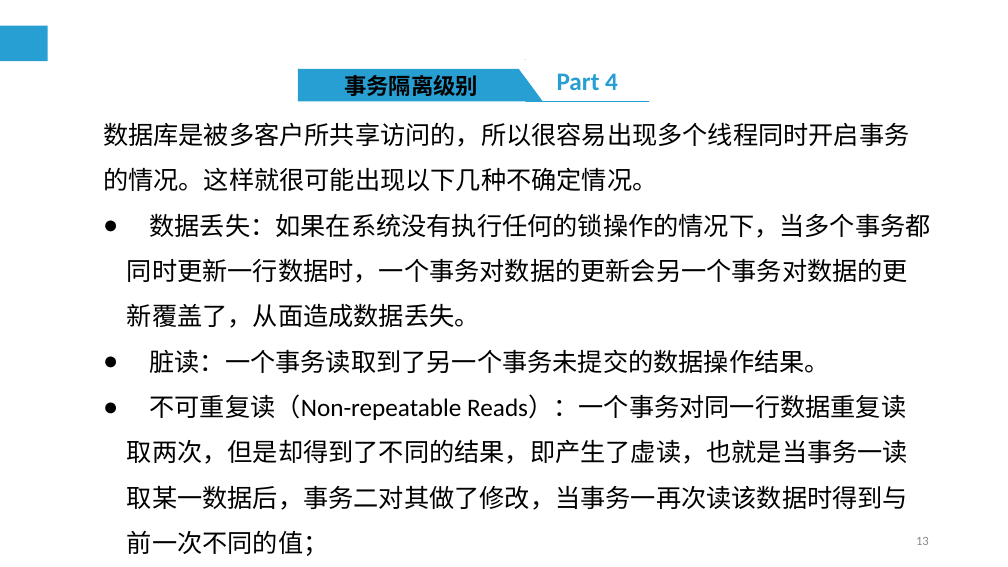
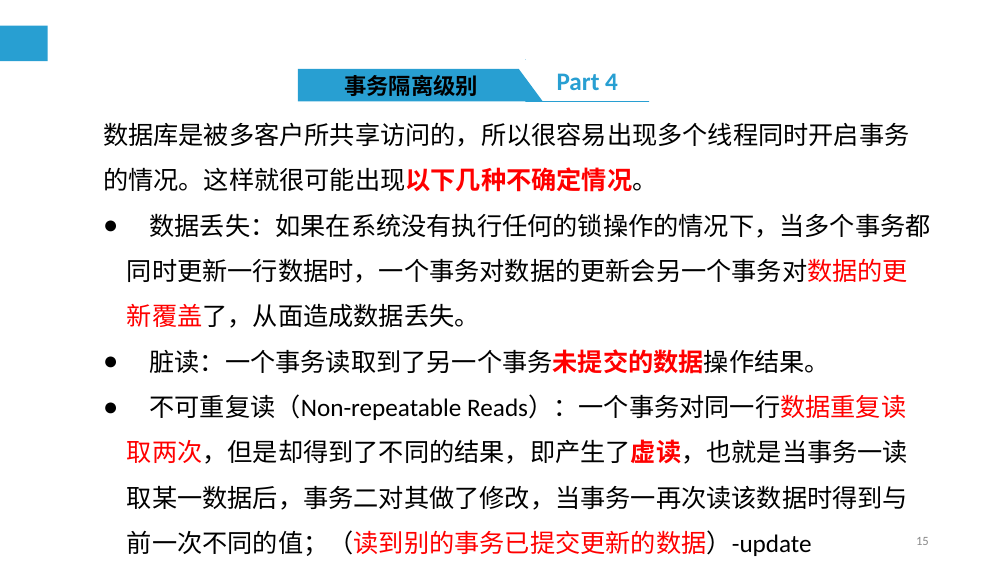
Before and after one commit to cqj726/mysql-s-PPT, a slide deck: slide 15 of PPT/第9章 MySQL编程基础（四）.ppt (slide 13 before the commit). Drawn at 1008x567 pixels with LibreOffice and Linux fonts; fonts in the diff are those of the drawing. Boxes give left, top, right and bottom in pixels: in the first picture for what was removed or moved away, otherwise in the second. Text is boxed around its words. In the diff, an @@ line names an element or a change of style, - is before the commit and + after.

Commit message:
更新PPT;第十一章的实例news可用

```diff
--- a/PPT/第9章 MySQL编程基础（四）.ppt
+++ b/PPT/第9章 MySQL编程基础（四）.ppt
@@ text at (103, 122, 931, 374): text colour #000000 to #FF0000 in "数据库是被多客户所共享访问的，所以很容易出现多个线程同时开启事务的情况。这样就很可能出现以下几种不确定情况。", "数据丢失：如果在系统没有执行任何的锁操作的情况下，当多个事务都同时更新一行数据时，一个事务对数据的更新会另一个事务对数据 ...", "脏读：一个事务读取到了另一个事务未提交的数据操作结果。"; bold on in "数据库是被多客户所共享访问的，所以很容易出现多个线程同时开启事务的情况。这样就很可能出现以下几种不确定情况。", "脏读：一个事务读取到了另一个事务未提交的数据操作结果。" @@
@@ text at (127, 394, 908, 556): text changed @@
-● 不可重复读（Non-repeatable Reads）：一个事务对同一行数据重复读取两次，但是却得到了不同的结果，即产生了虚读，也就是当事务一读取某一数据后，事务二对其做了修改，当事务一再次读该数据时得到与前一次不同的值；
+● 不可重复读（Non-repeatable Reads）：一个事务对同一行数据重复读取两次，但是却得到了不同的结果，即产生了虚读，也就是当事务一读取某一数据后，事务二对其做了修改，当事务一再次读该数据时得到与前一次不同的值；（读到别的事务已提交更新的数据）-update
```
Also in this commit, not shown: 4 other slides changed, 5 slides added, 3 slides removed, 4 other files.
